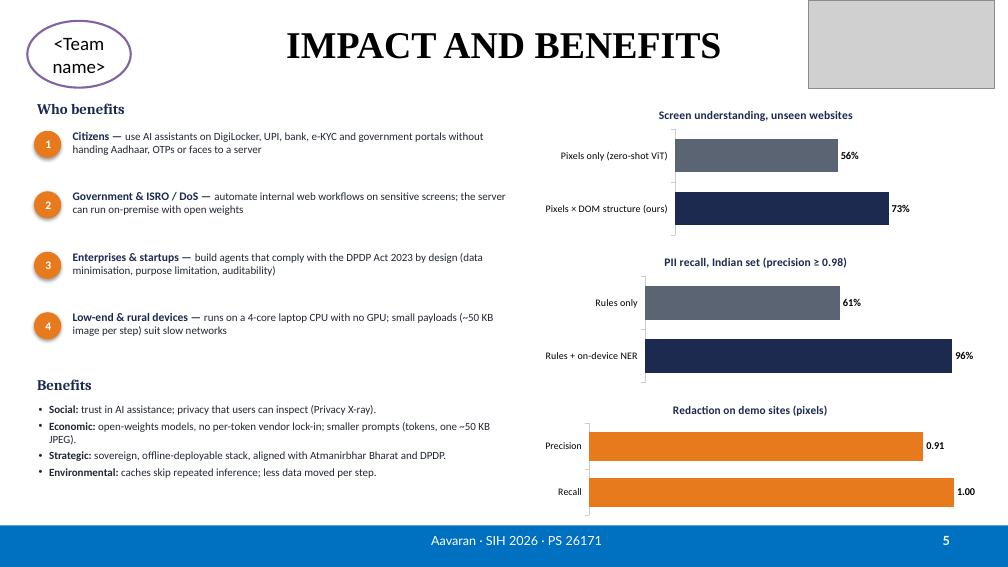
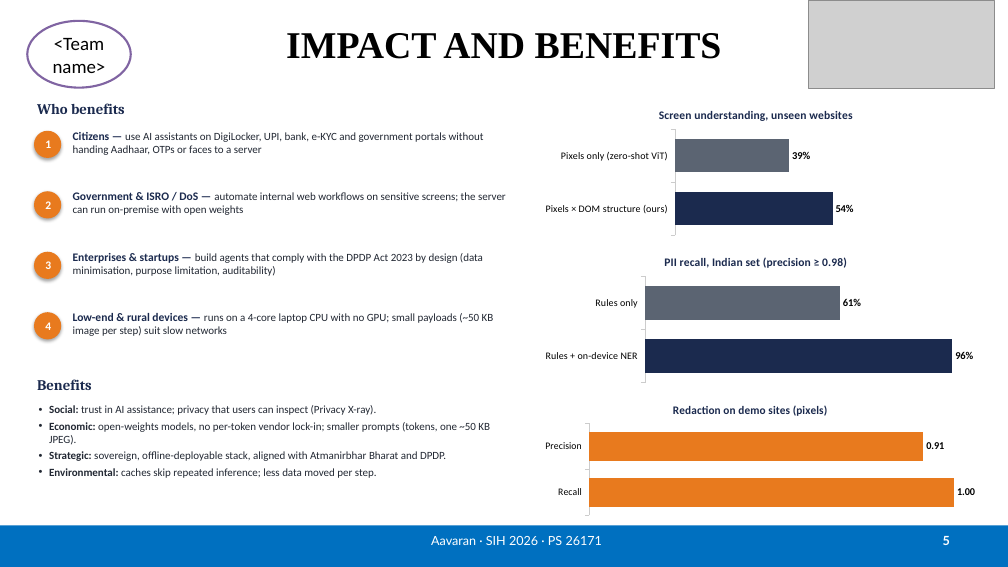
Before and after one commit to Malaybhai11/SIH2026-SIH26171, a slide deck: slide 5 of docs/deck/Aavaran_SIH2026_PS26171.pptx. Drawn at 1008x567 pixels with LibreOffice and Linux fonts; fonts in the diff are those of the drawing; grey boxes stand for pictures. Boxes give left, top, right and bottom in pixels: in the first picture for what was removed or moved away, otherwise in the second. Text is boxed around its words. In the diff, an @@ line names an element or a change of style, - is before the commit and + after.

Commit message:
docs: sync deck and jury Q&A with the updated screens.json (73.3% -> 54.0%)
The A2 dataset expansion landed after E3's deck/doc pass, leaving both
citing a now-stale 73.3%/96-site figure. Fixed at the source rather than
hand-editing the number: build_deck.py's site count and the "+pts vs
zero-shot" delta were hardcoded strings — now derived from
screens.json's own protocol string and accuracy fields, so this can't
drift out of sync again. Regenerated the .pptx. Rewrote JURY_QA.md's
Q10 with the real 54.0%/235-screen/115-site numbers and why the drop is
a genuine finding (fold-independent zero-shot baseline dropped too, and
every new capture was hand-verified before retraining) rather than a
fold-shuffle or labeling artifact.

```diff
--- a/docs/deck/Aavaran_SIH2026_PS26171.pptx
+++ b/docs/deck/Aavaran_SIH2026_PS26171.pptx
@@ bar chart at bbox=[537, 98, 975, 238] @@
@@ Series 1, Pixels only (zero-shot ViT): 0.56 to 0.39 @@
@@ Series 1, Pixels × DOM structure (ours): 0.73 to 0.54 @@
```
Also in this commit, not shown: 2 other slides changed, 2 other files.
